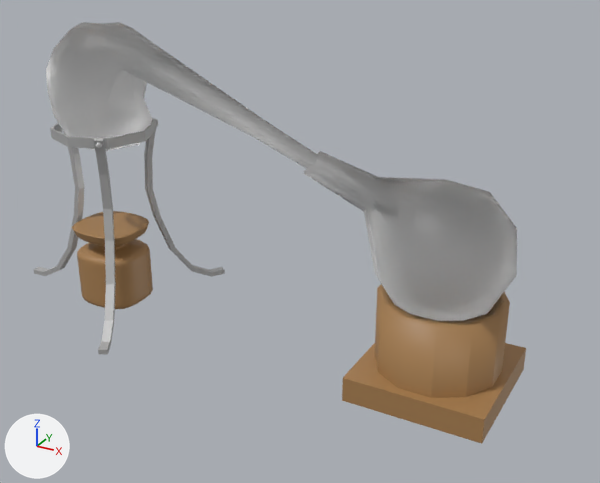
What one commit did to the Blender file Assets/3D/Props/Alembic_v0.0.0.blend.
The view is the same before and after, from a 50 mm lens placed at (3.17, -9.81, 6.69), pointed at (-2.24, 0.03, 1.77). Lighting does not change. The marker at lower left points along +X, +Y and +Z.

In view in the first picture: 'Bucket', 'CandleBase', 'FirtGlasThing', 'SecondBase', 'SecondGlasThing', 'SteelLeg', 'SteelLeg.001', 'StoolRing'.
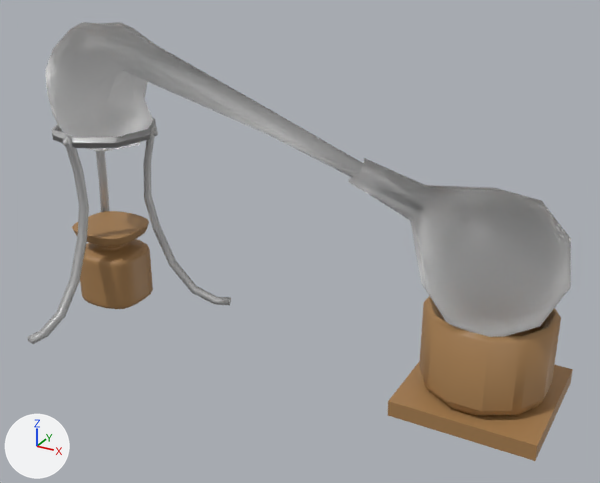
What changed in the scene script:
```text
Change me_cylinder_002:
    where me_cylinder_002.from_pydata(...)  # 16 vertices, 8 faces; spans x -0.75..0.83, y -0.79..0.79, z -0.42..1.16
    used by ob_stoolring; location = (-5.82, 0.0, 2.95); scale = (1.04, 1.04, 0.102)
    me_cylinder_002 part 1: all faces are now shaded smooth (8 of 8 changed)
Change me_icosphere_001:
    where me_icosphere_001.from_pydata(...)  # 74 vertices, 72 faces; spans x -1.51..0.73, y -5.11..0.78, z -1.18..1.06
    used by ob_firtglasthing; location = (-5.87, 0.0, 3.6); rotation_euler = (0.0, 0.0, 1.833), in degrees (0, 0, 105)
    me_icosphere_001 part 2
    add for i in [12, 13, 14, 46, 47, 71]: me_icosphere_001.vertices[i].co += Vector((-0.04, -0.29, 0.22))
    me_icosphere_001.vertices[45].co: (-1.41, -5.05, -1.18) -> (-1.44, -5.34, -0.97)
    me_icosphere_001.vertices[48].co: (-1.03, -2.85, -0.25) -> (-1.08, -3.12, -0.18)  # pixel (251, 136) -> pixel (268, 134)
    me_icosphere_001.vertices[49].co: (-0.8, -2.81, 0.01) -> (-0.82, -3.05, 0.1)  # pixel (252, 113) -> pixel (268, 109)
    me_icosphere_001.vertices[50].co: (-0.64, -2.95, -0.24) -> (-0.65, -3.22, -0.17)
    me_icosphere_001.vertices[67].co: (-0.99, -2.86, -0.11) -> (-1.03, -3.11, -0.03)  # pixel (252, 125) -> pixel (268, 123)
    me_icosphere_001.vertices[72].co: (-0.66, -2.94, -0.1) -> (-0.68, -3.2, -0.02)  # pixel (264, 119) -> pixel (281, 116)
    me_icosphere_001.vertices[73].co: (-0.86, -2.97, -0.32) -> (-0.89, -3.25, -0.25)
Change me_cube_004:
    used by ob_steelleg_001; location = (-5.32, 0.64, 2.96); rotation_euler = (0.0, -0.294, -2.094), in degrees (0, -17, -120); scale = (0.0419, 0.0687, 0.111)
    remove me_cube_004.from_pydata(...)  # 70 vertices, 74 faces; spans x -47.0..1.0, y -1.0..1.0, z -23.2..1.0
    add me_cube_004.from_pydata(...)  # 140 vertices, 148 faces; spans x -47.0..28.2, y -1.0..24.5, z -30.2..1.0
    me_cube_004 part 3: the loose piece of 36 vertices spanning x -47.0..1.0, y -1.0..1.0, z -23.2..1.0 is copied, and the copy is multiplied about its middle by the matrix ((-0.374, -1.36, 1.097), (-0.505, 0.5, 0.403), (0.158, 0.156, 0.874)), then moved by (44.8, 16.5, -5.1); it spans x 10.2..28.2, y 6.5..24.5, z -30.2..-1.7
    me_cube_004 part 4: 74 kept faces spanning x -47.0..1.0, y -1.0..1.0, z -23.2..1.0 are now shaded smooth
Change ob_secondbase:
    ob_secondbase.location: (0.0, 0.0, 0.2) -> (0.68, 0.0, 0.11)
    ob_secondbase.scale: (1.0, 1.0, 0.186) -> (1.0, 1.0, 0.116)
Change ob_bucket:
    ob_bucket.location: (0.0, 0.0, 0.9) -> (0.68, 0.0, 0.9)
    add _m = ob_bucket.modifiers.new('Bevel', 'BEVEL')
Change ob_secondglasthing:
    ob_secondglasthing.location: (-0.03, 0.0, 2.09) -> (0.66, 0.0, 2.09)
Change ob_stoolring:
    ob_stoolring.location: (-5.82, 0.0, 2.95) -> (-5.81, 0.04, 2.95)
    ob_stoolring.rotation_euler: (0.0, 0.0, 0.0) -> (0.0, 0.0, -0.661)  # degrees (0, 0, 0) -> degrees (0, 0, -38)
Change ob_firtglasthing:
    ob_firtglasthing.scale: (1.0, 1.0, 1.0) -> (1.05, 1.0, 1.0)
Change ob_steelleg:
    ob_steelleg.location: (-6.6, 0.0, 2.96) -> (-6.43, 0.52, 2.96)
    ob_steelleg.rotation_euler: (0.0, -0.294, 0.0) -> (0.0, -0.294, -0.661)  # degrees (0, -17, 0) -> degrees (0, -17, -38)
Change ob_steelleg_001:
    ob_steelleg_001.location: (-5.32, 0.64, 2.96) -> (-5.03, 0.24, 2.96)
    ob_steelleg_001.rotation_euler: (0.0, -0.294, -2.094) -> (0.0, -0.294, -2.755)  # degrees (0, -17, -120) -> degrees (0, -17, -158)
    remove _m = ob_steelleg_001.modifiers.new('Mirror', 'MIRROR')
    remove _m.use_axis = (False, True, False)
    remove _m.mirror_object = ob_stoolring
```

Location of each change, (x1, y1, x2, y2) in pixels of the pictures (600 x 483 px; the box of a moved part takes in the faces that stretch with it):
'SecondGlasThing', moved: before (303, 151, 517, 321); after (348, 158, 571, 337)
'FirtGlasThing', reshaped, rescaled: before (46, 22, 318, 169); after (45, 22, 363, 177)
'Bucket', moved, modifiers changed: before (375, 284, 510, 398); after (419, 296, 561, 415)
'SecondBase', moved, rescaled: before (342, 343, 526, 444); after (388, 361, 573, 461)
'SteelLeg.001', shading changed, reshaped, moved, turned, modifiers changed: before (94, 118, 225, 355); after (28, 126, 231, 344)
'SteelLeg', moved, turned: before (34, 131, 84, 276); after (96, 151, 109, 212)
'StoolRing', shading changed, moved, turned: before (50, 119, 156, 149); after (52, 118, 156, 148)
part 2 of me_icosphere_001, moved or reshaped: before (118, 25, 318, 169); after (118, 25, 363, 177)
part 3 of me_cube_004, added: after (28, 135, 89, 344)
part 4 of me_cube_004, shading changed: before (94, 118, 225, 355); after (143, 126, 231, 305)
